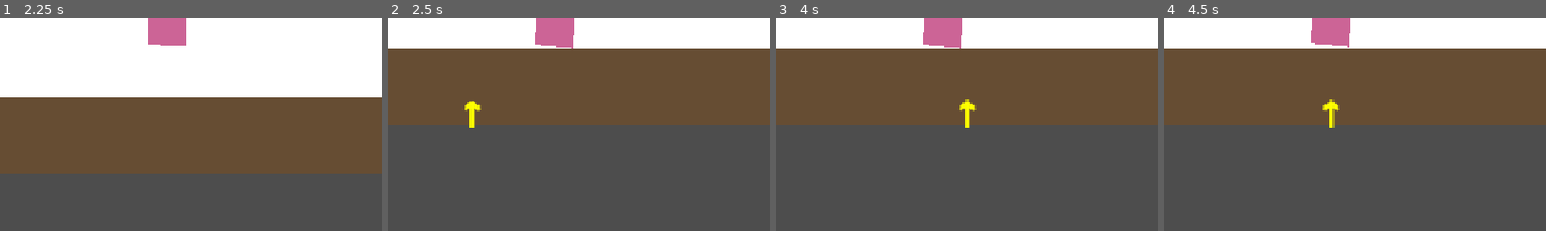
Above: before the commit, frames 1-4 (left to right).
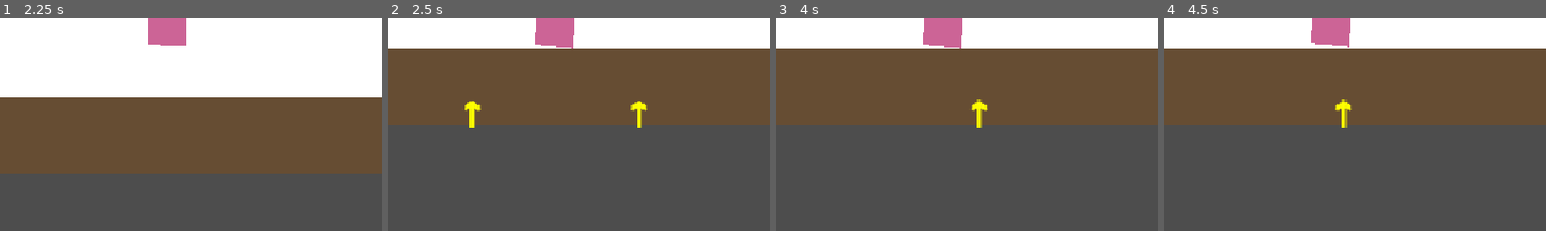
Above: after the commit, the same moments.

Repository: lasse-byte/anniversary-game
Game: Godot game, scene res://main.tscn
Two runs of this game, one before a commit and one after it. Both use one fixed random seed, a clock stepped at 60 frames per second and the inputs below.
Inputs:
- Up to frame 1 (2.25 s): tap Enter (ui_accept) at 0.5, 0.77, 1.52 s; hold D (move_right) 0.53-2.03 s; hold A (move_left) from 2.03 s (still down)
- Up to frame 2 (2.5 s): keep holding A (move_left)
- Up to frame 3 (4 s): release A (move_left) at 2.78 s; hold D (move_right) from 2.78 s (still down); tap Enter (ui_accept) at 3.02, 3.77 s
- Up to frame 4 (4.5 s): release D (move_right) at 4.28 s; hold A (move_left) from 4.28 s (still down)
The pictures show only the part of the screen within x 28-78%, y 50-100%; the shares and areas given below are measured in that part.

Frame 1 is identical in both runs. In frame 2, 0.3% of the frame differs, in the area x 63-68%, y 39-52%; in frame 3, 0.5%; in frame 4, 0.6%, in the area x 41-50%, y 38-52%.

Commit message:
Add more picture frames: room1 now has 7 frames, rooms 2-5 have 10 frames each
Co-authored-by: lasse-byte <257569380+lasse-byte@users.noreply.github.com>

Diff:
--- a/room1.tscn
+++ b/room1.tscn
@@ -23,9 +23,9 @@
 text = "💑"
 
 [node name="PictureFrame2" parent="." index="5"]
-offset_left = 450.0
+offset_left = 320.0
 offset_top = 200.0
-offset_right = 570.0
+offset_right = 440.0
 offset_bottom = 360.0
 
 [node name="Picture" parent="PictureFrame2" index="0"]
@@ -34,9 +34,73 @@
 [node name="Label" parent="PictureFrame2/Picture" index="0"]
 text = "🌟"
 
+[node name="PictureFrame3" parent="." index="6"]
+offset_left = 460.0
+offset_top = 200.0
+offset_right = 580.0
+offset_bottom = 360.0
+
+[node name="Picture" parent="PictureFrame3" index="0"]
+color = Color(1, 1, 0.9, 1)
+
+[node name="Label" parent="PictureFrame3/Picture" index="0"]
+text = "✨"
+
+[node name="PictureFrame4" parent="." index="7"]
+offset_left = 600.0
+offset_top = 200.0
+offset_right = 720.0
+offset_bottom = 360.0
+
+[node name="Picture" parent="PictureFrame4" index="0"]
+color = Color(0.9, 0.9, 1, 1)
+
+[node name="Label" parent="PictureFrame4/Picture" index="0"]
+text = "💕"
+
+[node name="PictureFrame5" parent="." index="8"]
+offset_left = 740.0
+offset_top = 200.0
+offset_right = 860.0
+offset_bottom = 360.0
+
+[node name="Picture" parent="PictureFrame5" index="0"]
+color = Color(1, 0.95, 1, 1)
+
+[node name="Label" parent="PictureFrame5/Picture" index="0"]
+text = "🎊"
+
+[node name="PictureFrame6" parent="." index="9"]
+offset_left = 880.0
+offset_top = 200.0
+offset_right = 1000.0
+offset_bottom = 360.0
+
+[node name="Picture" parent="PictureFrame6" index="0"]
+color = Color(0.95, 1, 1, 1)
+
+[node name="Label" parent="PictureFrame6/Picture" index="0"]
+text = "🌈"
+
+[node name="PictureFrame7" parent="." index="10"]
+offset_left = 1020.0
+offset_top = 200.0
+offset_right = 1140.0
+offset_bottom = 360.0
+
+[node name="Picture" parent="PictureFrame7" index="0"]
+color = Color(1, 1, 0.95, 1)
+
+[node name="Label" parent="PictureFrame7/Picture" index="0"]
+text = "🎈"
+
 [node name="YearLabel" parent="UI" index="0"]
 text = "Year 1 - The Beginning"
 
 [editable path="PictureFrame1"]
 [editable path="PictureFrame2"]
 [editable path="PictureFrame3"]
+[editable path="PictureFrame4"]
+[editable path="PictureFrame5"]
+[editable path="PictureFrame6"]
+[editable path="PictureFrame7"]
--- a/room2.tscn
+++ b/room2.tscn
@@ -35,9 +35,9 @@
 text = "💝"
 
 [node name="PictureFrame3" parent="." index="6"]
-offset_left = 730.0
+offset_left = 580.0
 offset_top = 200.0
-offset_right = 850.0
+offset_right = 700.0
 offset_bottom = 360.0
 
 [node name="Picture" parent="PictureFrame3" index="0"]
@@ -46,9 +46,100 @@
 [node name="Label" parent="PictureFrame3/Picture" index="0"]
 text = "🌹"
 
+[node name="PictureFrame4" parent="." index="7"]
+offset_left = 720.0
+offset_top = 200.0
+offset_right = 840.0
+offset_bottom = 360.0
+
+[node name="Picture" parent="PictureFrame4" index="0"]
+color = Color(0.95, 1, 0.9, 1)
+
+[node name="Label" parent="PictureFrame4/Picture" index="0"]
+text = "🎁"
+
+[node name="PictureFrame5" parent="." index="8"]
+offset_left = 860.0
+offset_top = 200.0
+offset_right = 980.0
+offset_bottom = 360.0
+
+[node name="Picture" parent="PictureFrame5" index="0"]
+color = Color(1, 0.95, 0.95, 1)
+
+[node name="Label" parent="PictureFrame5/Picture" index="0"]
+text = "💖"
+
+[node name="PictureFrame6" parent="." index="9"]
+offset_left = 1000.0
+offset_top = 200.0
+offset_right = 1120.0
+offset_bottom = 360.0
+
+[node name="Picture" parent="PictureFrame6" index="0"]
+color = Color(0.9, 0.95, 1, 1)
+
+[node name="Label" parent="PictureFrame6/Picture" index="0"]
+text = "🌟"
+
+[node name="PictureFrame7" parent="." index="10"]
+offset_left = 150.0
+offset_top = 400.0
+offset_right = 270.0
+offset_bottom = 560.0
+
+[node name="Picture" parent="PictureFrame7" index="0"]
+color = Color(1, 1, 0.85, 1)
+
+[node name="Label" parent="PictureFrame7/Picture" index="0"]
+text = "🎀"
+
+[node name="PictureFrame8" parent="." index="11"]
+offset_left = 290.0
+offset_top = 400.0
+offset_right = 410.0
+offset_bottom = 560.0
+
+[node name="Picture" parent="PictureFrame8" index="0"]
+color = Color(0.85, 1, 1, 1)
+
+[node name="Label" parent="PictureFrame8/Picture" index="0"]
+text = "🦋"
+
+[node name="PictureFrame9" parent="." index="12"]
+offset_left = 430.0
+offset_top = 400.0
+offset_right = 550.0
+offset_bottom = 560.0
+
+[node name="Picture" parent="PictureFrame9" index="0"]
+color = Color(1, 0.85, 0.95, 1)
+
+[node name="Label" parent="PictureFrame9/Picture" index="0"]
+text = "🌺"
+
+[node name="PictureFrame10" parent="." index="13"]
+offset_left = 570.0
+offset_top = 400.0
+offset_right = 690.0
+offset_bottom = 560.0
+
+[node name="Picture" parent="PictureFrame10" index="0"]
+color = Color(0.95, 0.95, 1, 1)
+
+[node name="Label" parent="PictureFrame10/Picture" index="0"]
+text = "🎵"
+
 [node name="YearLabel" parent="UI" index="0"]
 text = "Year 2 - Growing Together"
 
 [editable path="PictureFrame1"]
 [editable path="PictureFrame2"]
 [editable path="PictureFrame3"]
+[editable path="PictureFrame4"]
+[editable path="PictureFrame5"]
+[editable path="PictureFrame6"]
+[editable path="PictureFrame7"]
+[editable path="PictureFrame8"]
+[editable path="PictureFrame9"]
+[editable path="PictureFrame10"]
--- a/room3.tscn
+++ b/room3.tscn
@@ -35,9 +35,9 @@
 text = "✨"
 
 [node name="PictureFrame3" parent="." index="6"]
-offset_left = 780.0
+offset_left = 640.0
 offset_top = 200.0
-offset_right = 900.0
+offset_right = 760.0
 offset_bottom = 360.0
 
 [node name="Picture" parent="PictureFrame3" index="0"]
@@ -46,9 +46,100 @@
 [node name="Label" parent="PictureFrame3/Picture" index="0"]
 text = "💖"
 
+[node name="PictureFrame4" parent="." index="7"]
+offset_left = 780.0
+offset_top = 200.0
+offset_right = 900.0
+offset_bottom = 360.0
+
+[node name="Picture" parent="PictureFrame4" index="0"]
+color = Color(0.9, 1, 0.95, 1)
+
+[node name="Label" parent="PictureFrame4/Picture" index="0"]
+text = "🌸"
+
+[node name="PictureFrame5" parent="." index="8"]
+offset_left = 920.0
+offset_top = 200.0
+offset_right = 1040.0
+offset_bottom = 360.0
+
+[node name="Picture" parent="PictureFrame5" index="0"]
+color = Color(1, 0.9, 0.9, 1)
+
+[node name="Label" parent="PictureFrame5/Picture" index="0"]
+text = "🎪"
+
+[node name="PictureFrame6" parent="." index="9"]
+offset_left = 1060.0
+offset_top = 200.0
+offset_right = 1180.0
+offset_bottom = 360.0
+
+[node name="Picture" parent="PictureFrame6" index="0"]
+color = Color(0.95, 0.95, 1, 1)
+
+[node name="Label" parent="PictureFrame6/Picture" index="0"]
+text = "🎯"
+
+[node name="PictureFrame7" parent="." index="10"]
+offset_left = 200.0
+offset_top = 400.0
+offset_right = 320.0
+offset_bottom = 560.0
+
+[node name="Picture" parent="PictureFrame7" index="0"]
+color = Color(1, 1, 0.85, 1)
+
+[node name="Label" parent="PictureFrame7/Picture" index="0"]
+text = "🎨"
+
+[node name="PictureFrame8" parent="." index="11"]
+offset_left = 340.0
+offset_top = 400.0
+offset_right = 460.0
+offset_bottom = 560.0
+
+[node name="Picture" parent="PictureFrame8" index="0"]
+color = Color(0.9, 1, 1, 1)
+
+[node name="Label" parent="PictureFrame8/Picture" index="0"]
+text = "🏖️"
+
+[node name="PictureFrame9" parent="." index="12"]
+offset_left = 480.0
+offset_top = 400.0
+offset_right = 600.0
+offset_bottom = 560.0
+
+[node name="Picture" parent="PictureFrame9" index="0"]
+color = Color(1, 0.85, 1, 1)
+
+[node name="Label" parent="PictureFrame9/Picture" index="0"]
+text = "🎭"
+
+[node name="PictureFrame10" parent="." index="13"]
+offset_left = 620.0
+offset_top = 400.0
+offset_right = 740.0
+offset_bottom = 560.0
+
+[node name="Picture" parent="PictureFrame10" index="0"]
+color = Color(0.85, 1, 0.95, 1)
+
+[node name="Label" parent="PictureFrame10/Picture" index="0"]
+text = "🚀"
+
 [node name="YearLabel" parent="UI" index="0"]
 text = "Year 3 - Adventures"
 
 [editable path="PictureFrame1"]
 [editable path="PictureFrame2"]
 [editable path="PictureFrame3"]
+[editable path="PictureFrame4"]
+[editable path="PictureFrame5"]
+[editable path="PictureFrame6"]
+[editable path="PictureFrame7"]
+[editable path="PictureFrame8"]
+[editable path="PictureFrame9"]
+[editable path="PictureFrame10"]
--- a/room4.tscn
+++ b/room4.tscn
@@ -35,9 +35,9 @@
 text = "🎊"
 
 [node name="PictureFrame3" parent="." index="6"]
-offset_left = 750.0
+offset_left = 590.0
 offset_top = 200.0
-offset_right = 870.0
+offset_right = 710.0
 offset_bottom = 360.0
 
 [node name="Picture" parent="PictureFrame3" index="0"]
@@ -46,9 +46,100 @@
 [node name="Label" parent="PictureFrame3/Picture" index="0"]
 text = "🌈"
 
+[node name="PictureFrame4" parent="." index="7"]
+offset_left = 730.0
+offset_top = 200.0
+offset_right = 850.0
+offset_bottom = 360.0
+
+[node name="Picture" parent="PictureFrame4" index="0"]
+color = Color(1, 0.95, 0.9, 1)
+
+[node name="Label" parent="PictureFrame4/Picture" index="0"]
+text = "🎂"
+
+[node name="PictureFrame5" parent="." index="8"]
+offset_left = 870.0
+offset_top = 200.0
+offset_right = 990.0
+offset_bottom = 360.0
+
+[node name="Picture" parent="PictureFrame5" index="0"]
+color = Color(0.95, 1, 1, 1)
+
+[node name="Label" parent="PictureFrame5/Picture" index="0"]
+text = "🎤"
+
+[node name="PictureFrame6" parent="." index="9"]
+offset_left = 1010.0
+offset_top = 200.0
+offset_right = 1130.0
+offset_bottom = 360.0
+
+[node name="Picture" parent="PictureFrame6" index="0"]
+color = Color(1, 1, 0.9, 1)
+
+[node name="Label" parent="PictureFrame6/Picture" index="0"]
+text = "📸"
+
+[node name="PictureFrame7" parent="." index="10"]
+offset_left = 170.0
+offset_top = 400.0
+offset_right = 290.0
+offset_bottom = 560.0
+
+[node name="Picture" parent="PictureFrame7" index="0"]
+color = Color(1, 0.9, 1, 1)
+
+[node name="Label" parent="PictureFrame7/Picture" index="0"]
+text = "🎬"
+
+[node name="PictureFrame8" parent="." index="11"]
+offset_left = 310.0
+offset_top = 400.0
+offset_right = 430.0
+offset_bottom = 560.0
+
+[node name="Picture" parent="PictureFrame8" index="0"]
+color = Color(0.9, 1, 0.9, 1)
+
+[node name="Label" parent="PictureFrame8/Picture" index="0"]
+text = "🏆"
+
+[node name="PictureFrame9" parent="." index="12"]
+offset_left = 450.0
+offset_top = 400.0
+offset_right = 570.0
+offset_bottom = 560.0
+
+[node name="Picture" parent="PictureFrame9" index="0"]
+color = Color(1, 0.85, 0.9, 1)
+
+[node name="Label" parent="PictureFrame9/Picture" index="0"]
+text = "🎯"
+
+[node name="PictureFrame10" parent="." index="13"]
+offset_left = 590.0
+offset_top = 400.0
+offset_right = 710.0
+offset_bottom = 560.0
+
+[node name="Picture" parent="PictureFrame10" index="0"]
+color = Color(0.85, 0.95, 1, 1)
+
+[node name="Label" parent="PictureFrame10/Picture" index="0"]
+text = "🎪"
+
 [node name="YearLabel" parent="UI" index="0"]
 text = "Year 4 - Making Memories"
 
 [editable path="PictureFrame1"]
 [editable path="PictureFrame2"]
 [editable path="PictureFrame3"]
+[editable path="PictureFrame4"]
+[editable path="PictureFrame5"]
+[editable path="PictureFrame6"]
+[editable path="PictureFrame7"]
+[editable path="PictureFrame8"]
+[editable path="PictureFrame9"]
+[editable path="PictureFrame10"]
--- a/room5.tscn
+++ b/room5.tscn
@@ -33,9 +33,9 @@
 text = "🥳"
 
 [node name="PictureFrame3" parent="." index="6"]
-offset_left = 720.0
+offset_left = 570.0
 offset_top = 200.0
-offset_right = 840.0
+offset_right = 690.0
 offset_bottom = 360.0
 
 [node name="Picture" parent="PictureFrame3" index="0"]
@@ -44,7 +44,91 @@
 [node name="Label" parent="PictureFrame3/Picture" index="0"]
 text = "💫"
 
-[node name="Door" parent="." index="7"]
+[node name="PictureFrame4" parent="." index="7"]
+offset_left = 710.0
+offset_top = 200.0
+offset_right = 830.0
+offset_bottom = 360.0
+
+[node name="Picture" parent="PictureFrame4" index="0"]
+color = Color(1, 0.9, 0.95, 1)
+
+[node name="Label" parent="PictureFrame4/Picture" index="0"]
+text = "🌟"
+
+[node name="PictureFrame5" parent="." index="8"]
+offset_left = 850.0
+offset_top = 200.0
+offset_right = 970.0
+offset_bottom = 360.0
+
+[node name="Picture" parent="PictureFrame5" index="0"]
+color = Color(0.95, 1, 0.95, 1)
+
+[node name="Label" parent="PictureFrame5/Picture" index="0"]
+text = "💝"
+
+[node name="PictureFrame6" parent="." index="9"]
+offset_left = 990.0
+offset_top = 200.0
+offset_right = 1110.0
+offset_bottom = 360.0
+
+[node name="Picture" parent="PictureFrame6" index="0"]
+color = Color(1, 0.95, 1, 1)
+
+[node name="Label" parent="PictureFrame6/Picture" index="0"]
+text = "🎊"
+
+[node name="PictureFrame7" parent="." index="10"]
+offset_left = 160.0
+offset_top = 400.0
+offset_right = 280.0
+offset_bottom = 560.0
+
+[node name="Picture" parent="PictureFrame7" index="0"]
+color = Color(1, 1, 0.9, 1)
+
+[node name="Label" parent="PictureFrame7/Picture" index="0"]
+text = "💖"
+
+[node name="PictureFrame8" parent="." index="11"]
+offset_left = 300.0
+offset_top = 400.0
+offset_right = 420.0
+offset_bottom = 560.0
+
+[node name="Picture" parent="PictureFrame8" index="0"]
+color = Color(0.9, 1, 1, 1)
+
+[node name="Label" parent="PictureFrame8/Picture" index="0"]
+text = "🎈"
+
+[node name="PictureFrame9" parent="." index="12"]
+offset_left = 440.0
+offset_top = 400.0
+offset_right = 560.0
+offset_bottom = 560.0
+
+[node name="Picture" parent="PictureFrame9" index="0"]
+color = Color(1, 0.9, 1, 1)
+
+[node name="Label" parent="PictureFrame9/Picture" index="0"]
+text = "🌹"
+
+[node name="PictureFrame10" parent="." index="13"]
+offset_left = 580.0
+offset_top = 400.0
+offset_right = 700.0
+offset_bottom = 560.0
+
+[node name="Picture" parent="PictureFrame10" index="0"]
+color = Color(1, 0.85, 0.9, 1)
+
+[node name="Label" parent="PictureFrame10/Picture" index="0"]
+text = "💕"
+
+[node name="Door" parent="." index="14"]
 visible = false
 
 [node name="YearLabel" parent="UI" index="0"]
@@ -52,9 +136,9 @@
 
 [node name="FinalMessage" type="Label" parent="UI" index="1"]
 offset_left = 320.0
-offset_top = 500.0
+offset_top = 600.0
 offset_right = 960.0
-offset_bottom = 600.0
+offset_bottom = 700.0
 text = "Thank you for 5 amazing years!
 Here's to many more adventures together 💕"
 horizontal_alignment = 1
@@ -63,3 +147,10 @@
 [editable path="PictureFrame1"]
 [editable path="PictureFrame2"]
 [editable path="PictureFrame3"]
+[editable path="PictureFrame4"]
+[editable path="PictureFrame5"]
+[editable path="PictureFrame6"]
+[editable path="PictureFrame7"]
+[editable path="PictureFrame8"]
+[editable path="PictureFrame9"]
+[editable path="PictureFrame10"]
